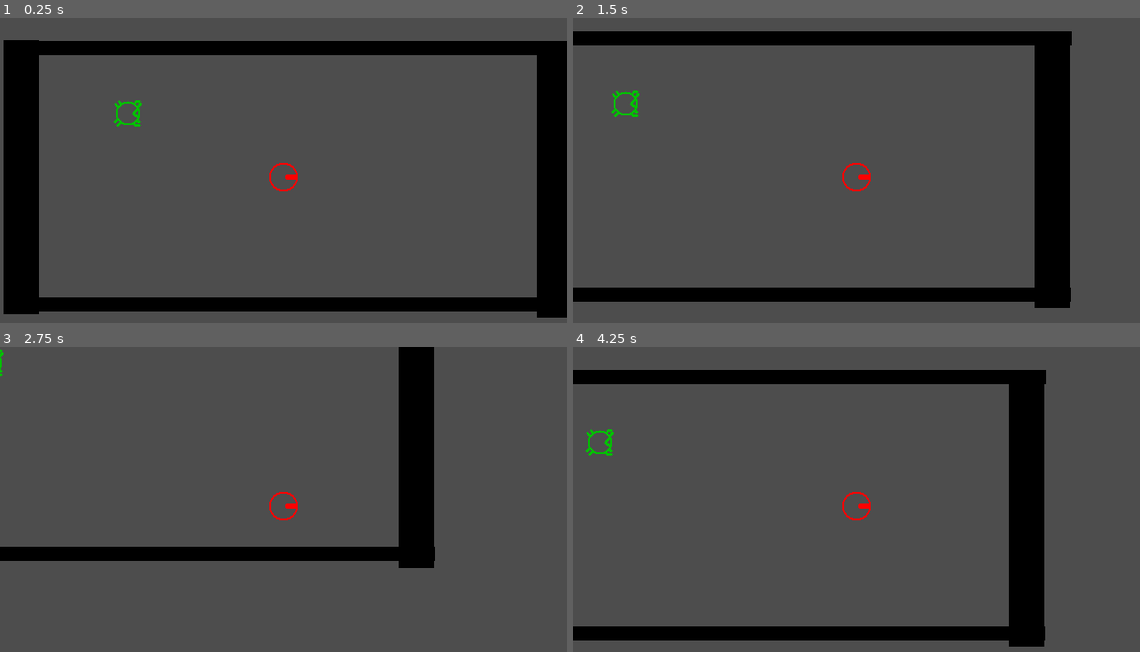
Above: before the commit, frames 1-4 (two rows, left to right).
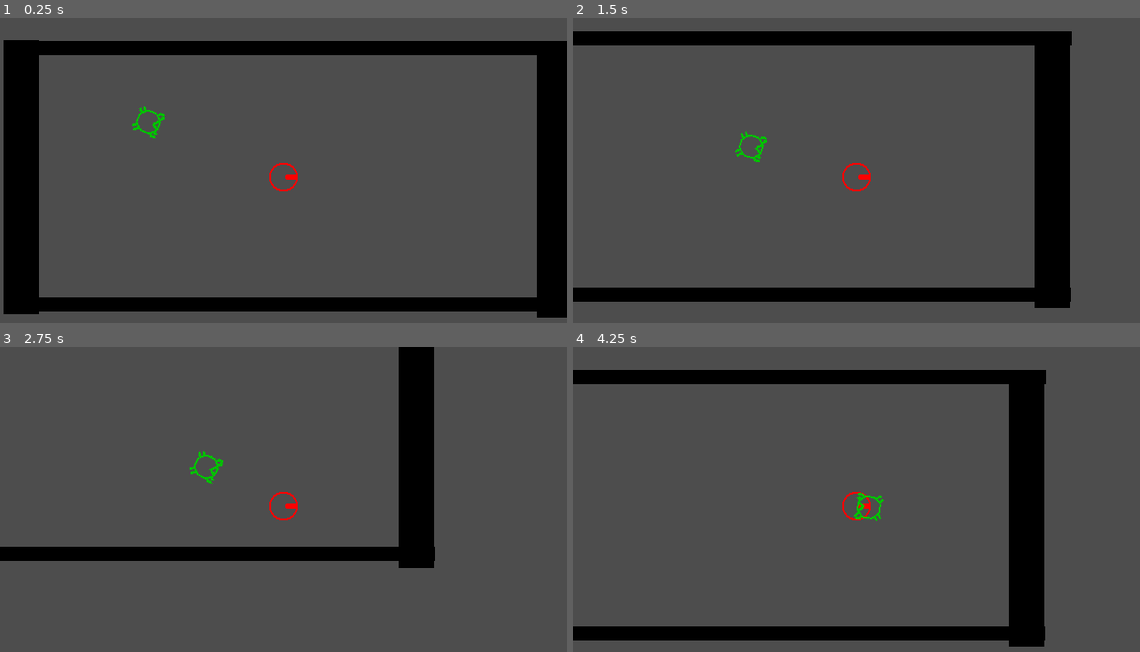
Above: after the commit, the same moments.

Repository: captaindecoy/maze
Game: Godot game, scene res://scenes/node_2d.tscn
Two runs of this game, one before a commit and one after it. Both use one fixed random seed, a clock stepped at 60 frames per second and the inputs below.
Inputs:
- Up to frame 1 (0.25 s): no input
- Up to frame 2 (1.5 s): hold Right (move_right) 0.53-1.28 s; hold Down (move_down) from 1.28 s (still down)
- Up to frame 3 (2.75 s): release Down (move_down) at 2.03 s; hold Right (move_right) from 2.03 s (still down)
- Up to frame 4 (4.25 s): release Right (move_right) at 2.78 s; hold Up (move_up) 2.78-3.53 s; hold Left (move_left) from 3.53 s (still down)

The runs differ from the first frame. In frame 1, 0.3% of the frame differs, in the area x 20-30%, y 26-40%; in frame 2, 0.3%; in frame 3, 0.2%; in frame 4, 0.3%, in the area x 2-55%, y 26-58%.

Commit message:
- Added baddie looking at and chasing player

Diff:
--- a/scenes/baddie_01.gd
+++ b/scenes/baddie_01.gd
@@ -1,4 +1,13 @@
 extends CharacterBody2D
+
+@export var PlayerNodePath : NodePath
+@export var speed: int = 100
+
+func _physics_process(delta):
+	var player = get_node(PlayerNodePath)
+	if player:
+		rotation = position.angle_to_point(player.position)
+		position += transform.x * speed * delta
 
 func die():
 	queue_free()
--- a/scenes/node_2d.tscn
+++ b/scenes/node_2d.tscn
@@ -100,3 +100,4 @@
 
 [node name="Baddie01" parent="." instance=ExtResource("4_m4qft")]
 position = Vector2(112, 88)
+PlayerNodePath = NodePath("../Player")
